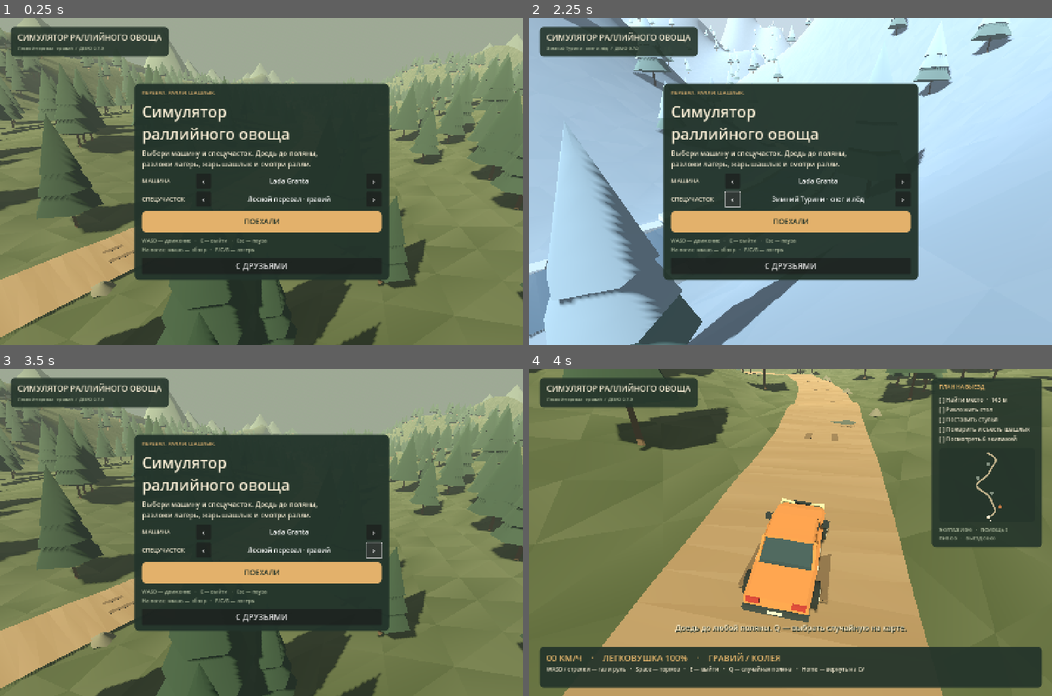
Above: before the commit, frames 1-4 (two rows, left to right).
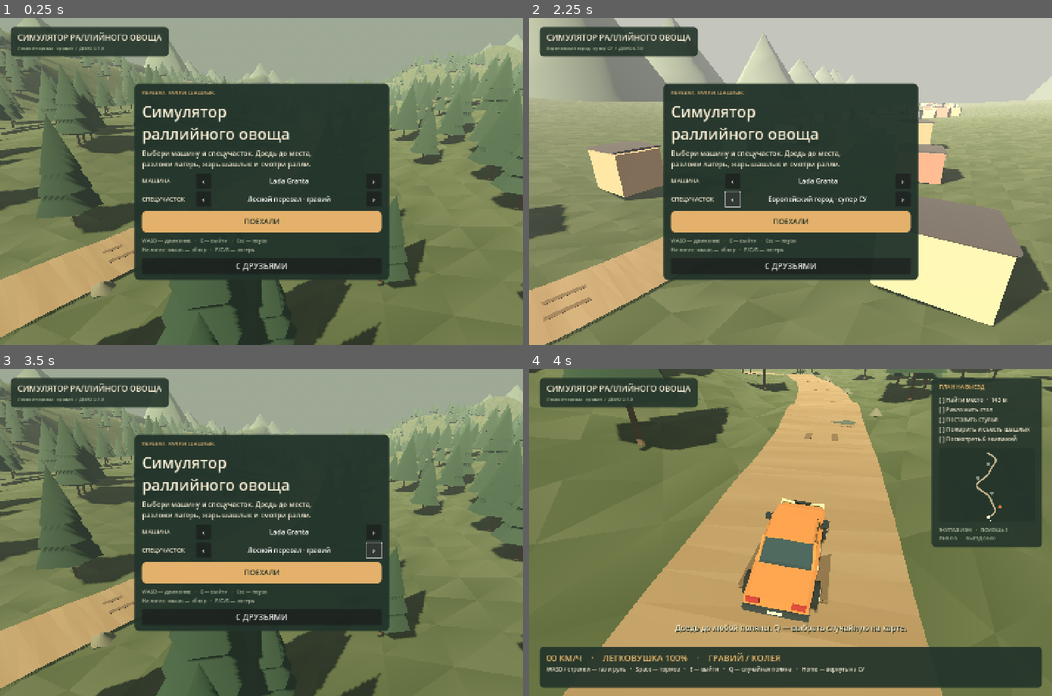
Above: after the commit, the same moments.

Repository: DaniilSmirnov/rfm-simulator
Game: Godot game, scene res://main.tscn
Same seed, same stepped clock (60 frames per second), same inputs: the game is played once before the commit and once after it.
Inputs:
- Up to frame 1 (0.25 s): no input
- Up to frame 2 (2.25 s): click "‹" at 0.5 s; click "›" at 1.25 s; click "‹" at 2 s
- Up to frame 3 (3.5 s): click "›" at 2.75 s
- Up to frame 4 (4 s): click "ПОЕХАЛИ" at 3.5 s

The runs differ from the first frame. In frame 1, less than 0.1% of the frame differs, in the area x 55-61%, y 40-43%; in frame 2, 69%, in the area x 0-100%, y 0-100%; in frame 3, less than 0.1%; in frame 4, nothing differs.

Commit message:
Add European city super special stage with street parking

Diff:
--- a/game/scripts/game.gd
+++ b/game/scripts/game.gd
@@ -225,6 +225,15 @@
 		env.ambient_light_energy = 0.27
 		env.fog_light_color = Color("c8dae6")
 		env.fog_density = 0.0012
+	elif stage.urban:
+		sky_mat.sky_top_color = Color("7e9eae")
+		sky_mat.sky_horizon_color = Color("d7d0bd")
+		sky_mat.ground_bottom_color = Color("727873")
+		sky_mat.ground_horizon_color = Color("d7d0bd")
+		env.ambient_light_color = Color("d2cfc2")
+		env.ambient_light_energy = 0.45
+		env.fog_light_color = Color("c4c5bc")
+		env.fog_density = 0.0015
 	world.environment = env
 	add_child(world)
 	var sun = DirectionalLight3D.new()
@@ -333,7 +342,7 @@
 	menu.add_child(mv)
 	_label(mv, "ПЕРЕВАЛ. РАЛЛИ. ШАШЛЫК.", 14, Color("dfb270"))
 	menu_title = _label(mv, "Симулятор\nраллийного овоща", 42)
-	menu_text = _label(mv, "Выбери машину и спецучасток. Доедь до поляны,\nразложи лагерь, жарь шашлык и смотри ралли.", 19)
+	menu_text = _label(mv, "Выбери машину и спецучасток. Доедь до места,\nразложи лагерь, жарь шашлык и смотри ралли.", 19)
 	selection_controls = VBoxContainer.new()
 	selection_controls.add_theme_constant_override("separation", 8)
 	mv.add_child(selection_controls)
@@ -1134,7 +1143,7 @@
 			info_label.text = "ВЫТАСКИВАЕМ ЭКИПАЖ   ·   %d%%   ·   УДЕРЖИВАЙ T" % int(tow_progress * 100)
 	if mobile_mode:
 		if in_car:
-			info_label.text = "%02d КМ/Ч · МАШИНА %d%% · ПОЛЯНА %d м" % [int(absf(speed) * 3.6), int(condition), distance]
+			info_label.text = "%02d КМ/Ч · МАШИНА %d%% · %s %d м" % [int(absf(speed) * 3.6), int(condition), "ПАРКОВКА" if stage.urban else "ПОЛЯНА", distance]
 		else:
 			info_label.text = info_label.text.replace("ЗРИТЕЛЬ    ·    ", "").replace("УДЕРЖИВАЙ T", "УДЕРЖИВАЙ ТРОС")
 		if toast_time > 0:
--- a/game/scripts/stage.gd
+++ b/game/scripts/stage.gd
@@ -5,9 +5,10 @@
 const STEP = 4.0
 const WIDTH = 7.4
 const TREE_CELL_SIZE = 16.0
-const STAGES = ["Лесной перевал · гравий", "Зимний Турини · снег и лёд"]
+const STAGES = ["Лесной перевал · гравий", "Зимний Турини · снег и лёд", "Европейский город · супер СУ"]
 var variant = 0
 var winter = false
+var urban = false
 var points: PackedVector3Array = []
 var clearings: Array[Vector3] = []
 var trails: Array[Dictionary] = []
@@ -22,15 +23,24 @@
 func _init(selected: int = 0) -> void:
 	variant = clampi(selected, 0, STAGES.size() - 1)
 	winter = variant == 1
+	urban = variant == 2
 	for i in range(int(LENGTH / STEP) + 1):
 		var s = i * STEP
 		if winter:
 			points.append(Vector3(sin(s / 48.0) * 58.0 + sin(s / 115.0) * 14.0, 18.0 + s * 0.085 + sin(s / 36.0) * 5.0, -s))
+		elif urban:
+			points.append(Vector3(sin(s / 42.0) * 18.0 + sin(s / 17.0) * 3.2, 2.0 + sin(s / 70.0) * 0.35, -s))
 		else:
 			points.append(Vector3(sin(s / 90.0) * 38.0 + sin(s / 38.0) * 9.0, 5.0 + s * 0.024 + sin(s / 58.0) * 3.7, -s))
 	for s in [140.0, 310.0, 505.0, 690.0]:
 		if winter:
 			clearings.append(at(s) + side(s) * (13.0 if s < 500 else -13.0))
+			continue
+		if urban:
+			var parking_side = 1.0 if s < 500 else -1.0
+			var parking = at(s) + side(s) * parking_side * 10.5
+			parking.y = at(s).y + 0.08
+			clearings.append(parking)
 			continue
 		var direction_sign = 1.0 if s < 500 else -1.0
 		var lookout = at(s) + side(s) * direction_sign * 27.0
@@ -68,6 +78,8 @@
 	return sin(s * 0.46) * 0.075 + sin(s * 1.13) * 0.035 + pow(maxf(0, cos((s - 32.0) * TAU / 46.0)), 10) * 0.55
 
 func grip(pos: Vector3) -> float:
+	if urban:
+		return 0.68 if road_distance(pos) < WIDTH * 0.7 else 0.58
 	if winter:
 		if road_distance(pos) > WIDTH * 0.55:
 			return 0.32
@@ -81,7 +93,9 @@
 	var p = at(s)
 	var distance = road_distance(pos)
 	var slope = maxf(0, distance - 10.0)
-	var height = p.y + roughness(s) * (1.0 - smoothstep(3.7, 8.0, distance)) + sin(pos.x * 0.07 + s * 0.013) * slope * 0.08 + slope * 0.20
+	var height = p.y + roughness(s) * (1.0 - smoothstep(3.7, 8.0, distance)) + sin(pos.x * 0.07 + s * 0.013) * slope * 0.08 + slope * (0.08 if urban else 0.20)
+	if urban:
+		height = p.y + sin(pos.x * 0.12 + s * 0.04) * 0.025 + slope * 0.08
 	if winter:
 		height += slope * 0.42 + sin(s / 85.0) * slope * 0.15
 	for clearing in clearings:
@@ -125,8 +139,10 @@
 	_build_terrain()
 	_build_road()
 	var forest: Array[Dictionary] = []
-	for i in range(520 if winter else 2200):
+	for i in range(100 if urban else (520 if winter else 2200)):
 		var p = Vector3(rng.randf_range(-150, 150), 0, rng.randf_range(-LENGTH - 65, 50))
+		if urban:
+			continue
 		if road_distance(p) < 9:
 			continue
 		if not winter and trail_distance(p) < 3.2:
@@ -151,22 +167,72 @@
 		p.y = ground(p)
 		var rock = RallyProps.cylinder(self, p + Vector3(0, 0.2, 0), rng.randf_range(0.3, 1), 0.18, 0.65, Color("7d8070"), 5)
 		rock.rotation.z = rng.randf_range(-0.3, 0.3)
+	if urban:
+		_build_city()
 	for i in range(clearings.size()):
 		var c = clearings[i]
-		RallyProps.cylinder(self, c + Vector3(0, 1.2, 0), 0.07, 0.07, 2.4, Color("d5bc8e"), 5)
-		var sign = RallyProps.box(self, c + Vector3(0, 2.15, 0), Vector3(2, 0.65, 0.12), Color("e5d9b9"))
-		var label = Label3D.new()
-		sign.add_child(label)
-		label.position = Vector3(0, 0, 0.075)
-		label.text = "ПОЛЯНА %d" % (i + 1)
-		label.font_size = 42
-		label.pixel_size = 0.005
-		label.modulate = Color("344537")
-		label.outline_size = 0
+		if urban:
+			_build_parking(c, i)
+		else:
+			RallyProps.cylinder(self, c + Vector3(0, 1.2, 0), 0.07, 0.07, 2.4, Color("d5bc8e"), 5)
+			var sign = RallyProps.box(self, c + Vector3(0, 2.15, 0), Vector3(2, 0.65, 0.12), Color("e5d9b9"))
+			var label = Label3D.new()
+			sign.add_child(label)
+			label.position = Vector3(0, 0, 0.075)
+			label.text = "ПОЛЯНА %d" % (i + 1)
+			label.font_size = 42
+			label.pixel_size = 0.005
+			label.modulate = Color("344537")
+			label.outline_size = 0
 	# Distant angular ridges, original meshes.
 	for i in range(18):
 		var p = Vector3((-1 if i % 2 == 0 else 1) * rng.randf_range(220, 340), 30, -i * 65.0)
 		RallyProps.cylinder(self, p, rng.randf_range(120, 180), 0, rng.randf_range(220, 340) if winter else rng.randf_range(130, 210), Color("c3d1db") if winter else Color("697d70"), 5)
+
+func _build_city() -> void:
+	# Compact European street frontage: pastel row houses, shutters and
+	# occasional trees, leaving the rally road readable between the blocks.
+	for s in range(24, int(LENGTH - 18), 28):
+		for side_sign in [-1.0, 1.0]:
+			var offset = 18.0 + rng.randf_range(0, 5)
+			var pos = at(s) + side(s) * side_sign * offset
+			var height = rng.randf_range(5.0, 8.0)
+			pos.y = ground(pos) + height * 0.5
+			var facade = RallyProps.box(self, pos, Vector3(rng.randf_range(7.0, 10.0), height, rng.randf_range(5.0, 7.0)), [Color("d4b08e"), Color("b8c4bf"), Color("d2c3a7"), Color("c98f7f")][(s / 28 + int(side_sign)) % 4])
+			facade.rotation.y = atan2(-direction(s).x, -direction(s).z)
+			var roof = RallyProps.box(self, pos + Vector3(0, height * 0.56, 0), Vector3(facade.mesh.size.x + 0.3, 0.3, facade.mesh.size.z + 0.3), Color("5b5960"))
+			roof.rotation.y = facade.rotation.y
+			for floor in range(2):
+				var window = RallyProps.box(self, pos + Vector3(0, -height * 0.22 + floor * 2.2, -side(s).dot(Vector3(pos.x - at(s).x, 0, pos.z - at(s).z)) * 0.01), Vector3(1.1, 0.8, 0.06), Color("38566a"))
+				window.rotation.y = facade.rotation.y
+		# Small street trees and lamps break up the continuous facade.
+		if int(s / 28) % 2 == 0:
+			var tree_pos = at(s + 10) + side(s) * 10.0
+			tree_pos.y = ground(tree_pos)
+			RallyProps.cylinder(self, tree_pos + Vector3(0, 1.6, 0), 0.12, 0.09, 3.2, Color("6b5543"), 6)
+			RallyProps.faceted(self, tree_pos + Vector3(0, 3.3, 0), Vector3(1.1, 1.4, 1.1), Color("6c8668"), 7, 4)
+		var lamp_pos = at(s) + side(s) * (WIDTH * 0.5 + 1.1)
+		lamp_pos.y = ground(lamp_pos)
+		RallyProps.cylinder(self, lamp_pos + Vector3(0, 2.2, 0), 0.035, 0.035, 4.4, Color("3e4548"), 6)
+		RallyProps.box(self, lamp_pos + Vector3(0, 4.35, 0), Vector3(0.35, 0.12, 0.35), Color("f1d88b"))
+
+func _build_parking(pos: Vector3, index: int) -> void:
+	var yaw = atan2(-direction(road_s(pos)).x, -direction(road_s(pos)).z)
+	var asphalt = RallyProps.box(self, pos + Vector3(0, 0.025, 0), Vector3(4.8, 0.05, 7.4), Color("464c4d"))
+	asphalt.rotation.y = yaw
+	for side_offset in [-2.0, 2.0]:
+		var line = RallyProps.box(self, pos + Vector3(0, 0.06, 0), Vector3(0.08, 0.015, 6.3), Color("e6d8ad"))
+		line.position += Vector3(side_offset * cos(yaw), 0, side_offset * sin(yaw))
+		line.rotation.y = yaw
+	var sign = RallyProps.box(self, pos + Vector3(0, 1.65, 0), Vector3(1.7, 0.55, 0.08), Color("e8dfc4"))
+	sign.rotation.y = yaw
+	var label = Label3D.new()
+	sign.add_child(label)
+	label.position = Vector3(0, 0, 0.06)
+	label.text = "P %d" % (index + 1)
+	label.font_size = 38
+	label.pixel_size = 0.005
+	label.modulate = Color("344537")
 
 func _build_terrain() -> void:
 	var st = SurfaceTool.new()
--- a/game/tests/test_selection.gd
+++ b/game/tests/test_selection.gd
@@ -32,7 +32,7 @@
 	for game in [host, guest]:
 		game.set_process(false)
 		game.room.set_process(false)
-	check(host.car_choice.item_count == 8 and host.stage_choice.item_count == 2, "menu offers eight cars and two stages")
+	check(host.car_choice.item_count == 8 and host.stage_choice.item_count == 3, "menu offers eight cars and three stages")
 	host.car_choice.cycle(-1)
 	check(host.selected_car == 7 and host.car.get_meta("model") == "Renault Duster", "previous arrow wraps through all selectable car models")
 	host.car_choice.cycle(1)
@@ -44,6 +44,10 @@
 	check(host.stage.at(310).distance_to(summer.at(310)) > 15, "winter stage has its own alignment and elevation")
 	check(host.stage.grip(host.stage.at(310)) < summer.grip(summer.at(310)), "winter surface has lower grip")
 	summer.free()
+	var city = Stage.new(2)
+	city.build()
+	check(city.urban and city.clearings.size() == 4 and city.trees.is_empty(), "city super stage has four street parking spots")
+	city.free()
 	guest.select_player_car(2)
 	host.room.request_kind = "create"
 	host.room._response(HTTPRequest.RESULT_SUCCESS, 200, PackedStringArray(), JSON.stringify({"player": "host", "token": "h", "host": true, "room": "ABC123", "slot": 0, "car_model": 5, "stage": 1}).to_utf8_buffer())
Not shown, changed: server/room-core.mjs
